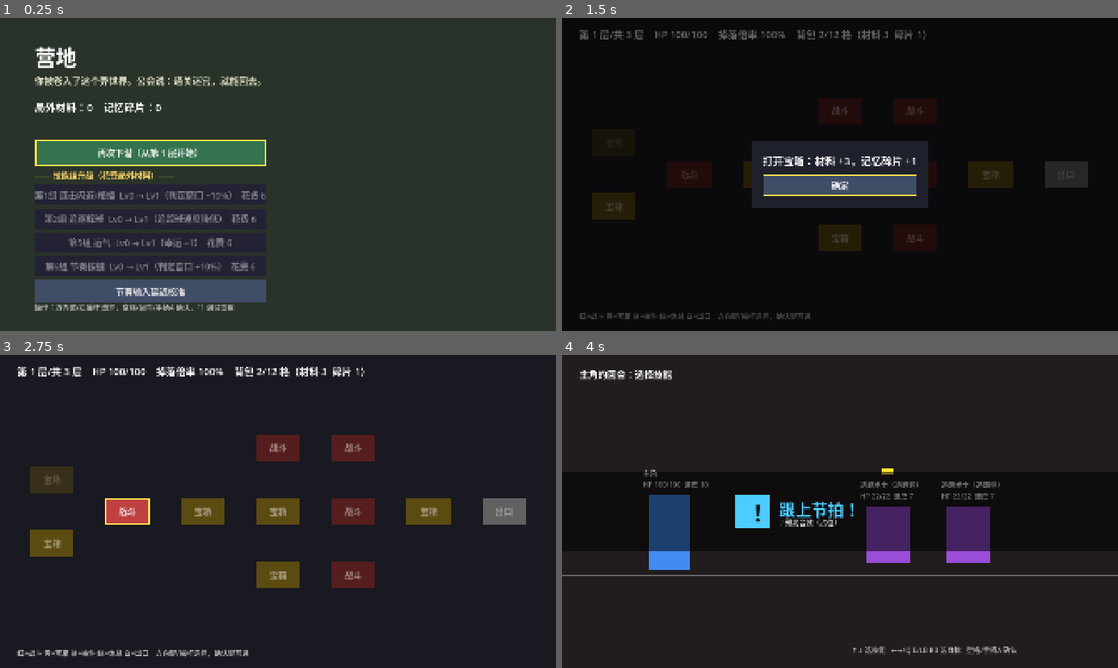
Above: before the commit, frames 1-4 (two rows, left to right).
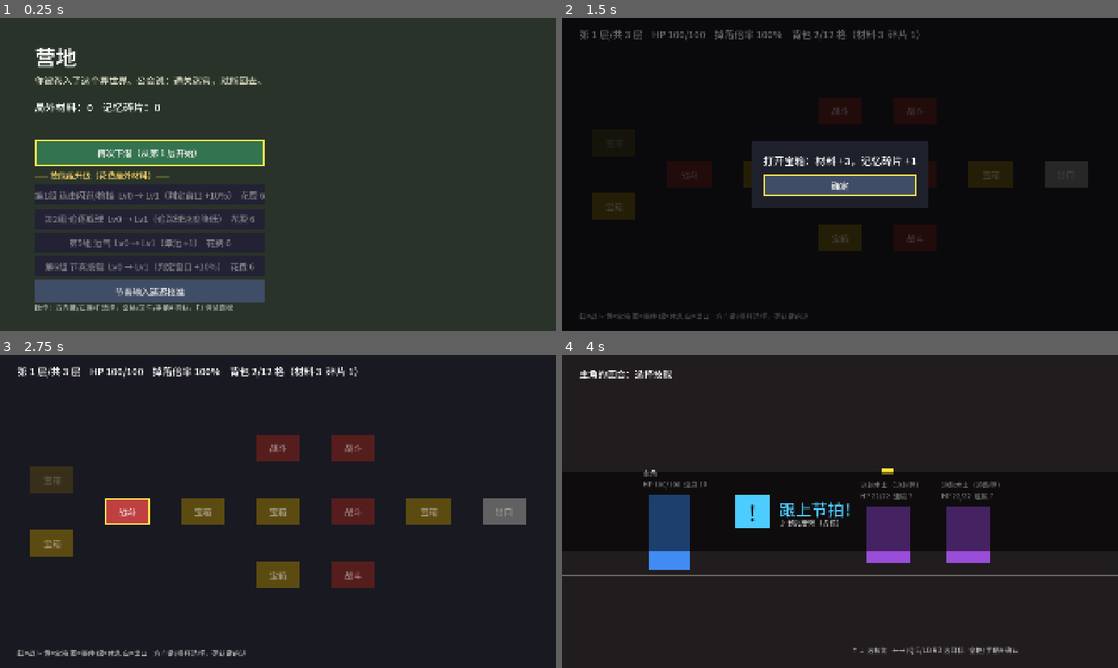
Above: after the commit, the same moments.

Repository: 7mouse/stellar-abyss-greybox
Game: Godot game, scene res://scenes/camp.tscn
Same seed, same stepped clock (60 frames per second), same inputs: the game is played once before the commit and once after it.
Inputs:
- Up to frame 1 (0.25 s): no input
- Up to frame 2 (1.5 s): click "再次下潜（从第 1 层开始）" at 0.5 s; click "宝箱" at 1.25 s
- Up to frame 3 (2.75 s): click "确定" at 2 s
- Up to frame 4 (4 s): click "战斗" at 2.75 s; click "节奏连斩（威力 10 · 节奏按键（第6组））" at 3.5 s

The runs differ from the first frame. In frame 1, 3.3% of the frame differs, in the area x 6-48%, y 9-94%; in frame 2, 1.5%; in frame 3, 1.8%; in frame 4, 1.5%.

Commit message:
网页版（HTML5 单线程）导出 + GitHub Pages 部署
- export_presets.cfg：Web 预设，thread_support=false（无需 COOP/COEP）
- 内置中文字体 Noto Sans SC 子集（OFL），tools/font/font_tool.py 生成/查缺字，测试会检查
- 网页版 CSV 下载：结算界面与 F1 面板“下载 CSV”（JavaScriptBridge.download_buffer）
- 调试面板增加 ` 键开关（网页里 F1 可能被浏览器占用）
- .github/workflows/pages.yml：推送 main 后自动测试、导出、部署到 Pages
- tools/web/check.mjs：本地无头 Chrome 检查（启动、进营地/迷宫、CSV 下载、控制台无错）

Diff:
--- a/minigames/combo_dodge.gd
+++ b/minigames/combo_dodge.gd
@@ -73,7 +73,7 @@
 	if not ok:
 		misses += 1
 	prompt_box.color = Color(0.3, 0.8, 0.4) if ok else Color(0.5, 0.1, 0.1)
-	prompt_label.text = "✓" if ok else "✗"
+	prompt_label.text = "✓" if ok else "×"
 	idx += 1
 	phase = "gap"
 	phase_t = 0.0
--- a/project.godot
+++ b/project.godot
@@ -20,6 +20,10 @@
 window/stretch/mode="canvas_items"
 window/stretch/aspect="keep"
 
+[gui]
+
+theme/custom_font="res://assets/fonts/NotoSansSC-Greybox.ttf"
+
 [rendering]
 
 renderer/rendering_method="gl_compatibility"
--- a/scenes/result.gd
+++ b/scenes/result.gd
@@ -13,6 +13,9 @@
 	var b := UI.button(self, "返回营地", back_to_camp, Vector2(400, 90))
 	b.position = Vector2(120, 500)
 	b.grab_focus.call_deferred()
+	if OS.has_feature("web"):
+		var d := UI.button(self, "下载试玩数据 CSV", func(): GameState.download_log(), Vector2(400, 80), Color(0.3, 0.35, 0.5))
+		d.position = Vector2(120, 620)
 
 func back_to_camp() -> void:
 	GameState.finish_result()
--- a/scripts/debug_panel.gd
+++ b/scripts/debug_panel.gd
@@ -25,7 +25,7 @@
 	box.size_flags_horizontal = Control.SIZE_EXPAND_FILL
 	scroll.add_child(box)
 	var title := Label.new()
-	title.text = "调试面板（F1 / 手柄 Back 开关）"
+	title.text = "调试面板（F1 或 ` 键 / 手柄 Back 开关）"
 	title.add_theme_font_size_override("font_size", 26)
 	box.add_child(title)
 	info = Label.new()
@@ -45,7 +45,7 @@
 	row.add_child(depth_spin)
 	var row2 := HBoxContainer.new()
 	box.add_child(row2)
-	for pair in [["回满血", func(): GameState.player_hp = GameState.tunables.player_max_hp], ["跳到下一层", _skip_floor], ["清空 CSV 日志", func(): GameState.clear_log()], ["局外材料 +20", func(): GameState.meta_materials += 20]]:
+	for pair in [["回满血", func(): GameState.player_hp = GameState.tunables.player_max_hp], ["跳到下一层", _skip_floor], ["下载 CSV", func(): GameState.download_log()], ["清空 CSV 日志", func(): GameState.clear_log()], ["局外材料 +20", func(): GameState.meta_materials += 20]]:
 		var b := Button.new()
 		b.text = pair[0]
 		b.pressed.connect(pair[1])
--- a/scripts/game_state.gd
+++ b/scripts/game_state.gd
@@ -59,6 +59,8 @@
 	_setup_input()
 	debug_panel = preload("res://scripts/debug_panel.gd").new()
 	add_child(debug_panel)
+	if OS.has_feature("web"):
+		_setup_web_hooks()
 
 func skills() -> Array:
 	return [
@@ -222,7 +224,7 @@
 	_action("ui_cancel", [], [JOY_BUTTON_B])
 	_action("mg_action", [KEY_SPACE, KEY_J, KEY_Z], [JOY_BUTTON_A])
 	_action("mg_cancel", [KEY_K, KEY_X], [JOY_BUTTON_B])
-	_action("debug_toggle", [KEY_F1], [JOY_BUTTON_BACK])
+	_action("debug_toggle", [KEY_F1, KEY_QUOTELEFT], [JOY_BUTTON_BACK])
 	_action("move_left", [KEY_A, KEY_LEFT], [JOY_BUTTON_DPAD_LEFT], JOY_AXIS_LEFT_X, -1.0)
 	_action("move_right", [KEY_D, KEY_RIGHT], [JOY_BUTTON_DPAD_RIGHT], JOY_AXIS_LEFT_X, 1.0)
 	_action("move_up", [KEY_W, KEY_UP], [JOY_BUTTON_DPAD_UP], JOY_AXIS_LEFT_Y, -1.0)
@@ -265,6 +267,42 @@
 	f.store_line("%s,%s,%d,%s,%d,%s,%s,%.3f,%.3f,%.3f,%d" % [Time.get_datetime_string_from_system(), run_id, int(ctx.get("depth", depth)), cfg.id, cfg.group, cfg.kind, MinigameBase.RESULT_NAMES[result], score, judge_sec, total_sec, 1 if int(ctx.get("auto", -1)) >= 0 else 0])
 	f.close()
 
+## 网页版：把 CSV 作为文件下载到浏览器（user:// 在网页里存于 IndexedDB，玩家拿不到）
+func download_log() -> bool:
+	if not FileAccess.file_exists(log_path):
+		return false
+	var bytes := FileAccess.get_file_as_bytes(log_path)
+	if OS.has_feature("web"):
+		JavaScriptBridge.download_buffer(bytes, "playtest_log.csv", "text/csv")
+		return true
+	return false
+
+# 网页调试钩子：浏览器控制台里可用 greybox.downloadCsv() / greybox.selftestRow() / greybox.currentScene
+var _js_cbs: Array = []
+var _js_obj = null
+var _js_scene := ""
+func _setup_web_hooks() -> void:
+	var win = JavaScriptBridge.get_interface("window")
+	if win == null:
+		return
+	var obj = JavaScriptBridge.create_object("Object")
+	var cb_dl = JavaScriptBridge.create_callback(func(_a): download_log())
+	var cb_row = JavaScriptBridge.create_callback(func(_a): log_minigame(mg_rps, {"depth": depth, "auto": 9}, MinigameBase.Result.GOOD, 0.5, 1.0, 1.7))
+	_js_cbs = [cb_dl, cb_row]
+	obj.downloadCsv = cb_dl
+	obj.selftestRow = cb_row
+	win.greybox = obj
+	_js_obj = obj
+
+## 网页版：把当前场景写到 window.greybox.currentScene（JS 回调拿不到返回值）
+func _process(_d: float) -> void:
+	if _js_obj != null:
+		var s := get_tree().current_scene
+		var path := s.scene_file_path if s else ""
+		if path != _js_scene:
+			_js_scene = path
+			_js_obj.currentScene = path
+
 func clear_log() -> void:
 	if FileAccess.file_exists(log_path):
 		DirAccess.remove_absolute(ProjectSettings.globalize_path(log_path))
Binary file added: assets/fonts/NotoSansSC-Greybox.ttf
Not shown, added: assets/fonts/NotoSansSC-Greybox.ttf.import
Not shown, added: assets/fonts/OFL.txt
Not shown, added: export_presets.cfg
Not shown, added: .github/workflows/pages.yml
Not shown, changed: .gitignore
Not shown, changed: README.md
Not shown, changed: tests/run_tests.sh
Not shown, added: tools/font/font_tool.py
Not shown, added: tools/web/check.mjs
